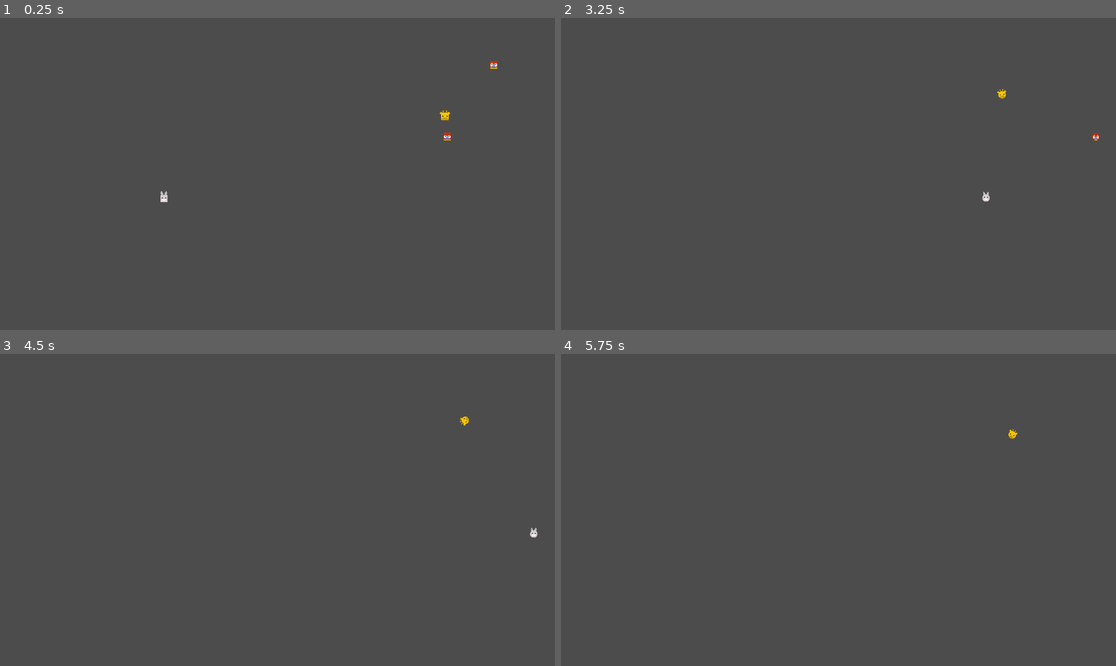
Above: before the commit, frames 1-4 (two rows, left to right).
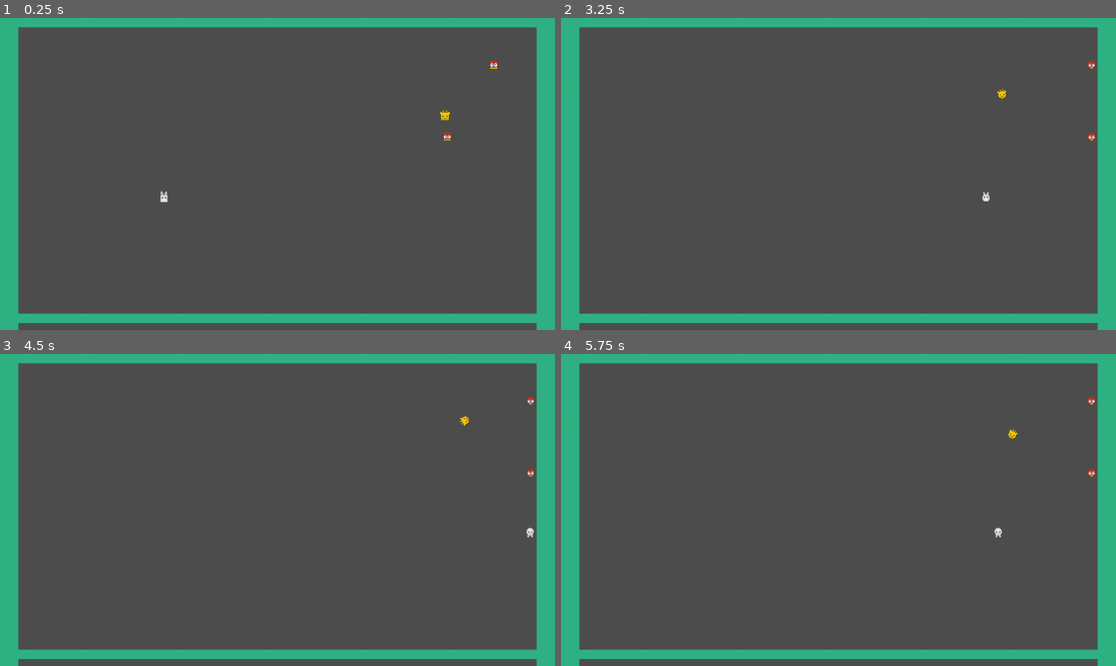
Above: after the commit, the same moments.

Repository: Omegapoint/probable-adventure
Game: Godot game, scene res://main.tscn
The game is run twice, just before and just after one commit, with the same random seed, the same clock (stepped at 60 frames per second) and the same inputs.
Inputs:
- Up to frame 1 (0.25 s): no input
- Up to frame 2 (3.25 s): hold D (moveRight_D) 0.53-1.28 s; hold A (moveLeft_A) 1.28-2.03 s; hold D (moveRight_D) from 2.03 s (still down)
- Up to frame 3 (4.5 s): release D (moveRight_D) at 3.53 s; hold A (moveLeft_A) from 3.53 s (still down)
- Up to frame 4 (5.75 s): keep holding A (moveLeft_A)

The runs differ from the first frame. In frame 1, 13% of the frame differs, in the area x 0-100%, y 0-100%; in frame 2, 13%; in frame 3, 13%; in frame 4, 13%.

Commit message:
added walls

Diff:
--- /dev/null
+++ b/Wall.tscn
@@ -0,0 +1,60 @@
+[gd_scene load_steps=5 format=2]
+
+[ext_resource path="res://art/tile_0045.png" type="Texture" id=1]
+
+[sub_resource type="ConvexPolygonShape2D" id=4]
+points = PoolVector2Array( 0, 0, 352, 0, 352, 32, 0, 32 )
+
+[sub_resource type="ConvexPolygonShape2D" id=5]
+points = PoolVector2Array( 0, 0, 64, 0, 64, 192, 0, 192 )
+
+[sub_resource type="TileSet" id=3]
+0/name = "tile_0045.png 0"
+0/texture = ExtResource( 1 )
+0/tex_offset = Vector2( 0, 0 )
+0/modulate = Color( 1, 1, 1, 1 )
+0/region = Rect2( -32, 0, 352, 32 )
+0/tile_mode = 0
+0/occluder_offset = Vector2( 0, 0 )
+0/navigation_offset = Vector2( 0, 0 )
+0/shape_offset = Vector2( 0, 0 )
+0/shape_transform = Transform2D( 1, 0, 0, 1, 0, 0 )
+0/shape = SubResource( 4 )
+0/shape_one_way = false
+0/shape_one_way_margin = 1.0
+0/shapes = [ {
+"autotile_coord": Vector2( 0, 0 ),
+"one_way": false,
+"one_way_margin": 1.0,
+"shape": SubResource( 4 ),
+"shape_transform": Transform2D( 1, 0, 0, 1, 0, 0 )
+} ]
+0/z_index = 0
+1/name = "tile_0045.png 1"
+1/texture = ExtResource( 1 )
+1/tex_offset = Vector2( 0, 0 )
+1/modulate = Color( 1, 1, 1, 1 )
+1/region = Rect2( -32, -32, 64, 192 )
+1/tile_mode = 0
+1/occluder_offset = Vector2( 0, 0 )
+1/navigation_offset = Vector2( 0, 0 )
+1/shape_offset = Vector2( 0, 0 )
+1/shape_transform = Transform2D( 1, 0, 0, 1, 0, 0 )
+1/shape = SubResource( 5 )
+1/shape_one_way = false
+1/shape_one_way_margin = 1.0
+1/shapes = [ {
+"autotile_coord": Vector2( 0, 0 ),
+"one_way": false,
+"one_way_margin": 1.0,
+"shape": SubResource( 5 ),
+"shape_transform": Transform2D( 1, 0, 0, 1, 0, 0 )
+} ]
+1/z_index = 0
+
+[node name="Wall" type="StaticBody2D"]
+
+[node name="TileMap" type="TileMap" parent="."]
+tile_set = SubResource( 3 )
+format = 1
+tile_data = PoolIntArray( 0, 1, 0, 1, 0, 0, 4, 0, 0, 9, 0, 0, 14, 0, 0, 19, 0, 0, 24, 0, 0, 29, 1, 0, 196608, 1, 0, 196637, 1, 0, 393216, 1, 0, 393245, 1, 0, 589824, 1, 0, 589853, 1, 0, 786432, 1, 0, 786461, 1, 0, 983040, 1, 0, 983069, 1, 0, 1048577, 0, 0, 1048580, 0, 0, 1048585, 0, 0, 1048590, 0, 0, 1048595, 0, 0, 1048600, 0, 0 )
--- a/main.gd
+++ b/main.gd
@@ -34,6 +34,6 @@
 
 	pass
 
-
-func _on_Main_child_entered_tree(node):
-	print("Player " + str(node.id) + " is ready!")
+#
+#func _on_Main_child_entered_tree(node):
+#	print("Player " + str(node.id) + " is ready!")
--- a/main.tscn
+++ b/main.tscn
@@ -1,8 +1,11 @@
-[gd_scene load_steps=2 format=2]
+[gd_scene load_steps=3 format=2]
 
 [ext_resource path="res://main.gd" type="Script" id=1]
+[ext_resource path="res://Wall.tscn" type="PackedScene" id=2]
 
 [node name="Main" type="Node2D"]
 script = ExtResource( 1 )
 
+[node name="Wall" parent="." instance=ExtResource( 2 )]
+
 [connection signal="child_entered_tree" from="." to="." method="_on_Main_child_entered_tree"]
Binary file added: art/tile_0031.png
Not shown, added: art/tile_0031.png.import
Binary file added: art/tile_0045.png
Not shown, added: art/tile_0045.png.import
